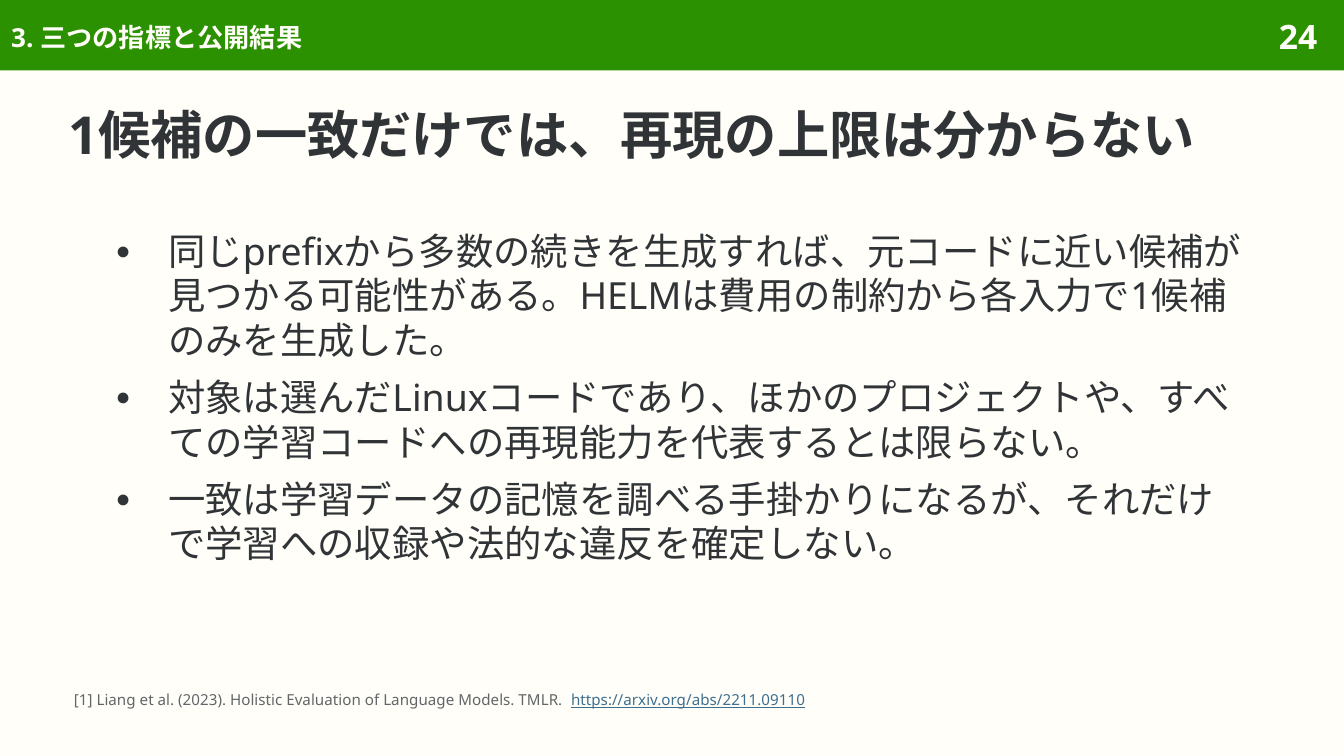
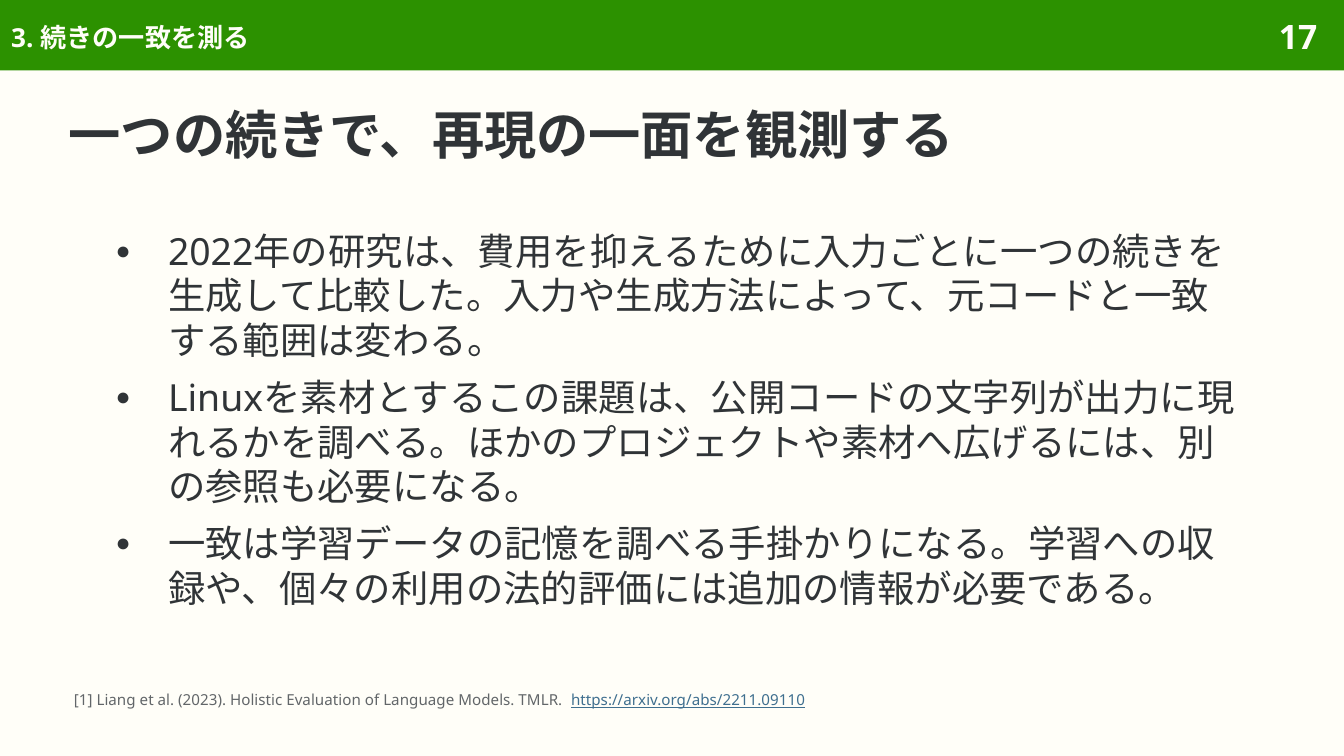
Before and after one commit to sasakiy84/datasets-in-10-minutes, a slide deck: slide 17 of slides/datasets-in-10-minutes-copyright-code.pptx (slide 24 before the commit). Drawn at 1344x756 pixels with LibreOffice and Linux fonts; fonts in the diff are those of the drawing. Boxes give left, top, right and bottom in pixels: in the first picture for what was removed or moved away, otherwise in the second. Text is boxed around its words. In the diff, an @@ line names an element or a change of style, - is before the commit and + after.

```diff
--- a/slides/datasets-in-10-minutes-copyright-code.pptx
+++ b/slides/datasets-in-10-minutes-copyright-code.pptx
@@ title at (11, 24, 249, 50): text changed @@
-3. 三つの指標と公開結果
+3. 続きの一致を測る
@@ page number at (1279, 25, 1317, 49): text changed @@
-24
+17
@@ title at (69, 109, 954, 159): text changed @@
-1候補の一致だけでは、再現の上限は分からない
+一つの続きで、再現の一面を観測する
@@ text at (168, 233, 1234, 605): text changed @@
-● 同じprefixから多数の続きを生成すれば、元コードに近い候補が見つかる可能性がある。HELMは費用の制約から各入力で1候補のみを生成した。
-● 対象は選んだLinuxコードであり、ほかのプロジェクトや、すべての学習コードへの再現能力を代表するとは限らない。
-● 一致は学習データの記憶を調べる手掛かりになるが、それだけで学習への収録や法的な違反を確定しない。
+● 2022年の研究は、費用を抑えるために入力ごとに一つの続きを生成して比較した。入力や生成方法によって、元コードと一致する範囲は変わる。
+● Linuxを素材とするこの課題は、公開コードの文字列が出力に現れるかを調べる。ほかのプロジェクトや素材へ広げるには、別の参照も必要になる。
+● 一致は学習データの記憶を調べる手掛かりになる。学習への収録や、個々の利用の法的評価には追加の情報が必要である。
```
Also in this commit, not shown: 37 other slides changed, 1 slide added, 15 slides removed, 43 other files.
